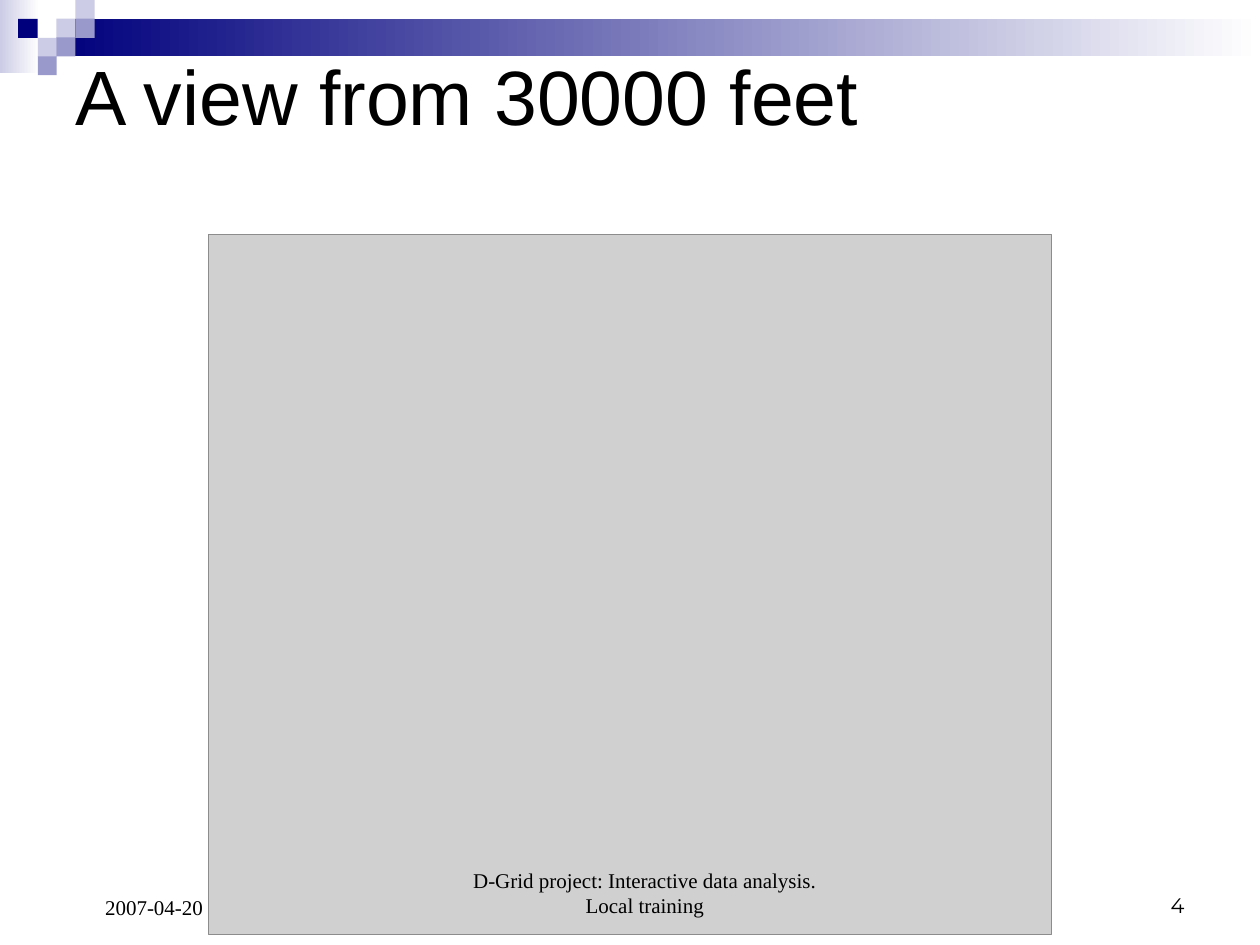
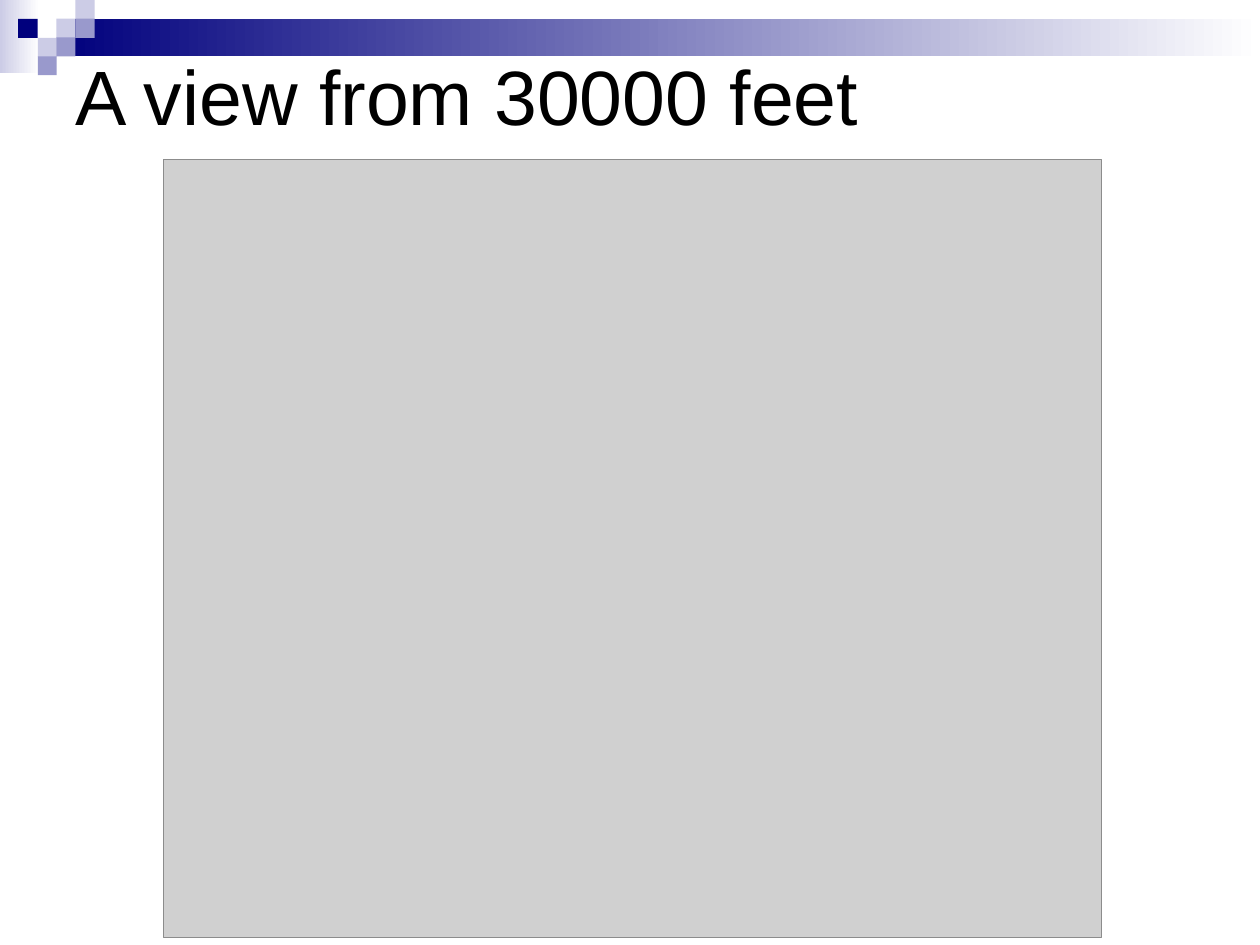
Before and after one commit to AnarManafov/PoDDocumentation, a slide deck: slide 4 of local training - D-Grid 2007-04-20.ppt. Drawn at 1260x945 pixels with LibreOffice and Linux fonts; fonts in the diff are those of the drawing; grey boxes stand for pictures. Boxes give left, top, right and bottom in pixels: in the first picture for what was removed or moved away, otherwise in the second. Text is boxed around its words. In the diff, an @@ line names an element or a change of style, - is before the commit and + after.

```diff
--- a/local training - D-Grid 2007-04-20.ppt
+++ b/local training - D-Grid 2007-04-20.ppt
@@ picture: place and size @@
-picture at [208, 234, 1051, 935]
+picture at [164, 159, 1101, 937]
@@ text removed at [473, 873, 816, 918] @@
-D-Grid project: Interactive data analysis. Local training
@@ page number removed at [1171, 898, 1185, 913] @@
-4
@@ text removed at [105, 901, 203, 916] @@
-2007-04-20
```
Also in this commit, not shown: 10 other slides changed, 4 slides added, 4 slides removed.
